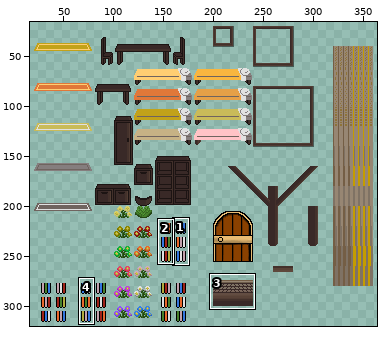
Sprite sheet, stored at 2D Metroidvania/Assets/Resources/Tilemaps/tiles-house.png. The first picture is a wide view before the edit; the outline marks the close-up.
Close-up. First the earlier version:
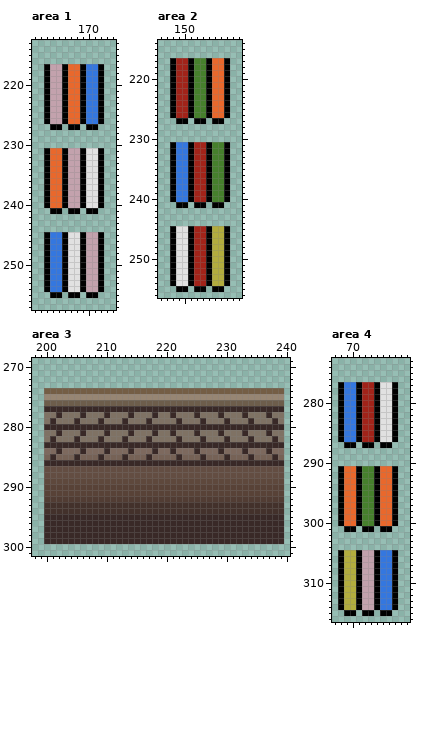
The file is 380x340 pixels. Colours within 5 levels of each other are drawn and written as one. Shown: area 1: x 161..174, y 213..257; area 2: x 146..159, y 214..256; area 3: x 198..240, y 269..301; area 4: x 67..79, y 273..316. The wide view leaves out empty margins. The commit also changed other parts of the picture, which this record leaves out.
Now the later version:
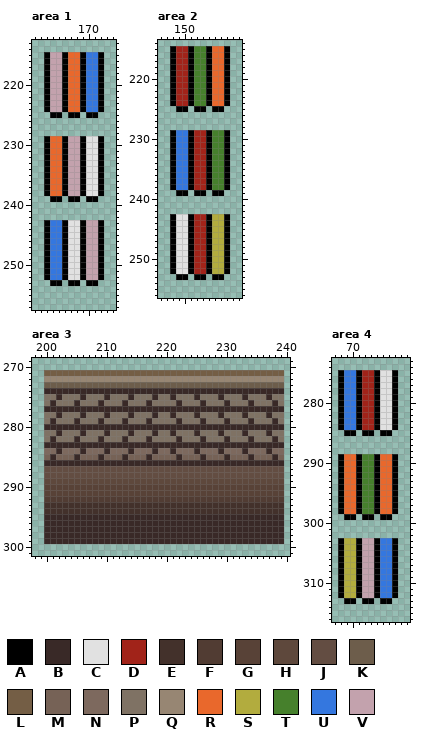
Palette (. is transparent): A #000000  B #392927  C #e1e1e1  D #a12319  E #43312b  F #513c33  G #584237  H #5e483c  J #634d42fe  K #6d5d4b  L #745e45  M #766256fe  N #7d695e  P #7f7264  Q #978673  R #e9682c  S #b2ac3e  T #46802c  U #3477df  V #c3a2ad
The exact change:
Area 1:
y 215..216: x 163..172 .......... -> AVVARRAUUA
y 225: x 163..172 AVVARRAUUA -> .AA.AA.AA.
y 226: x 163..172 AVVARRAUUA -> ..........
y 227: x 164..165 AA -> ..; x 167..168 AA -> ..; x 170..171 AA -> ..
y 229..230: x 163..172 .......... -> ARRAVVACCA
y 239: x 163..172 ARRAVVACCA -> .AA.AA.AA.
y 240: x 163..172 ARRAVVACCA -> ..........
y 241: x 164..165 AA -> ..; x 167..168 AA -> ..; x 170..171 AA -> ..
y 243..244: x 163..172 .......... -> AUUACCAVVA
y 253: x 163..172 AUUACCAVVA -> .AA.AA.AA.
y 254: x 163..172 AUUACCAVVA -> ..........
y 255: x 164..165 AA -> ..; x 167..168 AA -> ..; x 170..171 AA -> ..
Area 2:
y 215..216: x 148..157 .......... -> ADDATTARRA
y 225: x 148..157 ADDATTARRA -> .AA.AA.AA.
y 226: x 148..157 ADDATTARRA -> ..........
y 227: x 149..150 AA -> ..; x 152..153 AA -> ..; x 155..156 AA -> ..
y 229..230: x 148..157 .......... -> AUUADDATTA
y 239: x 148..157 AUUADDATTA -> .AA.AA.AA.
y 240: x 148..157 AUUADDATTA -> ..........
y 241: x 149..150 AA -> ..; x 152..153 AA -> ..; x 155..156 AA -> ..
y 243..244: x 148..157 .......... -> ACCADDASSA
y 253: x 148..157 ACCADDASSA -> .AA.AA.AA.
y 254: x 148..157 ACCADDASSA -> ..........
y 255: x 149..150 AA -> ..; x 152..153 AA -> ..; x 155..156 AA -> ..
Area 3:
y 271: x 200..239 ........................................ -> LLLLLLLLLLLLLLLLLLLLLLLLLLLLLLLLLLLLLLLL
y 272: x 200..239 ........................................ -> QQQQQQQQQQQQQQQQQQQQQQQQQQQQQQQQQQQQQQQQ
y 273: x 200..239 ........................................ -> KKKKKKKKKKKKKKKKKKKKKKKKKKKKKKKKKKKKKKKK
y 274: x 200..239 LLLLLLLLLLLLLLLLLLLLLLLLLLLLLLLLLLLLLLLL -> BBBBBBBBBBBBBBBBBBBBBBBBBBBBBBBBBBBBBBBB
y 275: x 200..239 QQQQQQQQQQQQQQQQQQQQQQQQQQQQQQQQQQQQQQQQ -> PPBPPPBPPPBPPPBPPPBPPBPPPBPPPBPPPBPPPBPP
y 276: x 200..239 KKKKKKKKKKKKKKKKKKKKKKKKKKKKKKKKKKKKKKKK -> PBPPPBPPPBPPPBPPPBPPPPBPPPBPPPBPPPBPPPBP
Area 4:
y 275..276: x 68..77 .......... -> AUUADDACCA
y 285: x 68..77 AUUADDACCA -> .AA.AA.AA.
y 286: x 68..77 AUUADDACCA -> ..........
y 287: x 69..70 AA -> ..; x 72..73 AA -> ..; x 75..76 AA -> ..
y 289..290: x 68..77 .......... -> ARRATTARRA
y 299: x 68..77 ARRATTARRA -> .AA.AA.AA.
y 300: x 68..77 ARRATTARRA -> ..........
y 301: x 69..70 AA -> ..; x 72..73 AA -> ..; x 75..76 AA -> ..
y 303..304: x 68..77 .......... -> ASSAVVAUUA
y 313: x 68..77 ASSAVVAUUA -> .AA.AA.AA.
y 314: x 68..77 ASSAVVAUUA -> ..........
y 315: x 69..70 AA -> ..; x 72..73 AA -> ..; x 75..76 AA -> ..
